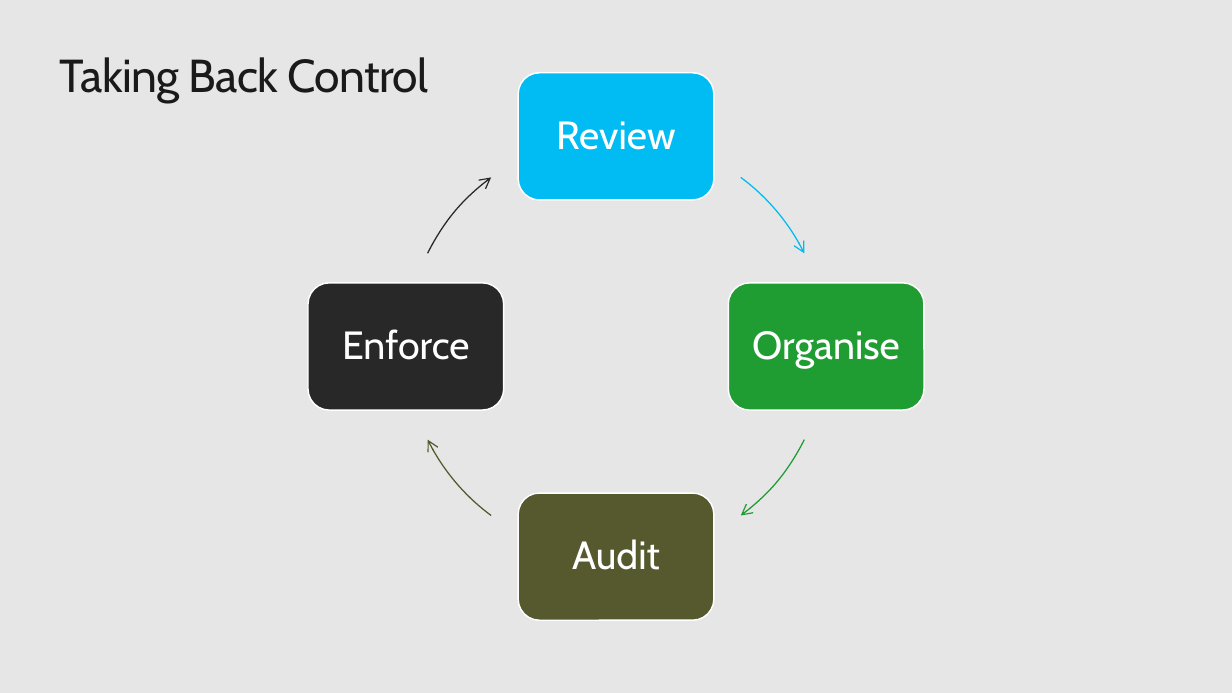
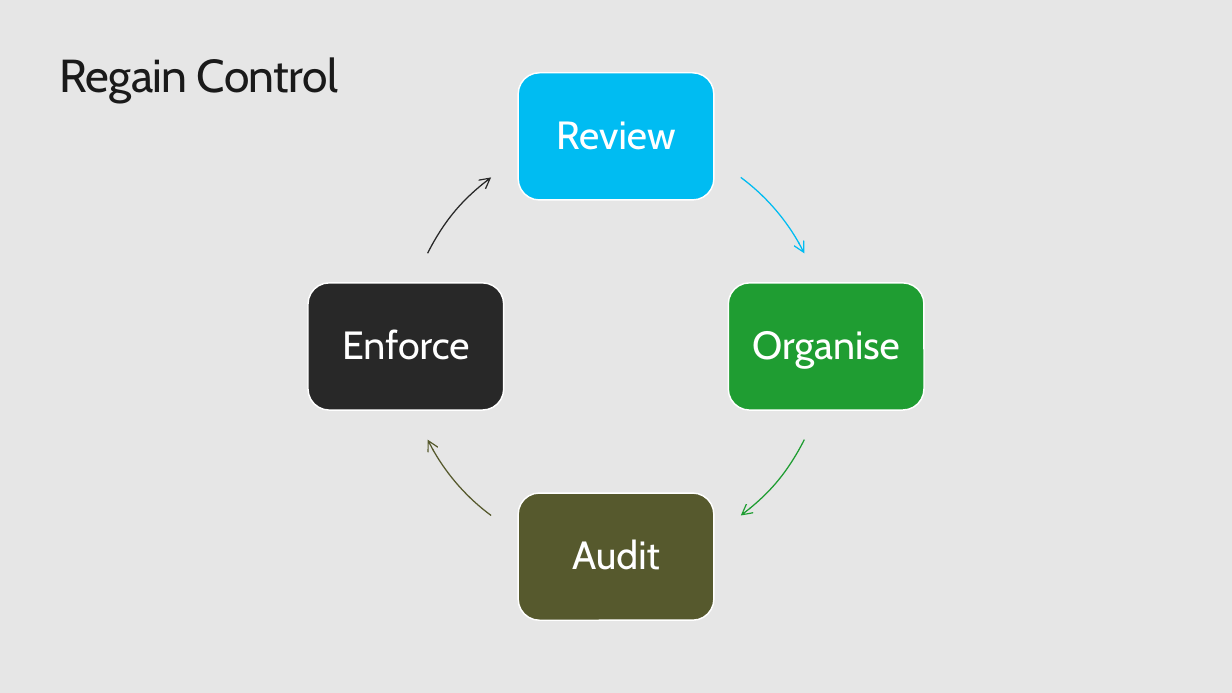
Before and after one commit to sam-cogan/sessions, a slide deck: slide 5 of Governance/Regain control with Azure Governance.pptx. Drawn at 1232x693 pixels with LibreOffice and Linux fonts; fonts in the diff are those of the drawing. Boxes give left, top, right and bottom in pixels: in the first picture for what was removed or moved away, otherwise in the second. Text is boxed around its words. In the diff, an @@ line names an element or a change of style, - is before the commit and + after.

Commit message:
update titles

```diff
--- a/Governance/Regain control with Azure Governance.pptx
+++ b/Governance/Regain control with Azure Governance.pptx
@@ title at box(59, 57, 338, 103): text changed @@
-Taking Back Control
+Regain Control
```
Also in this commit, not shown: 3 other slides changed.
